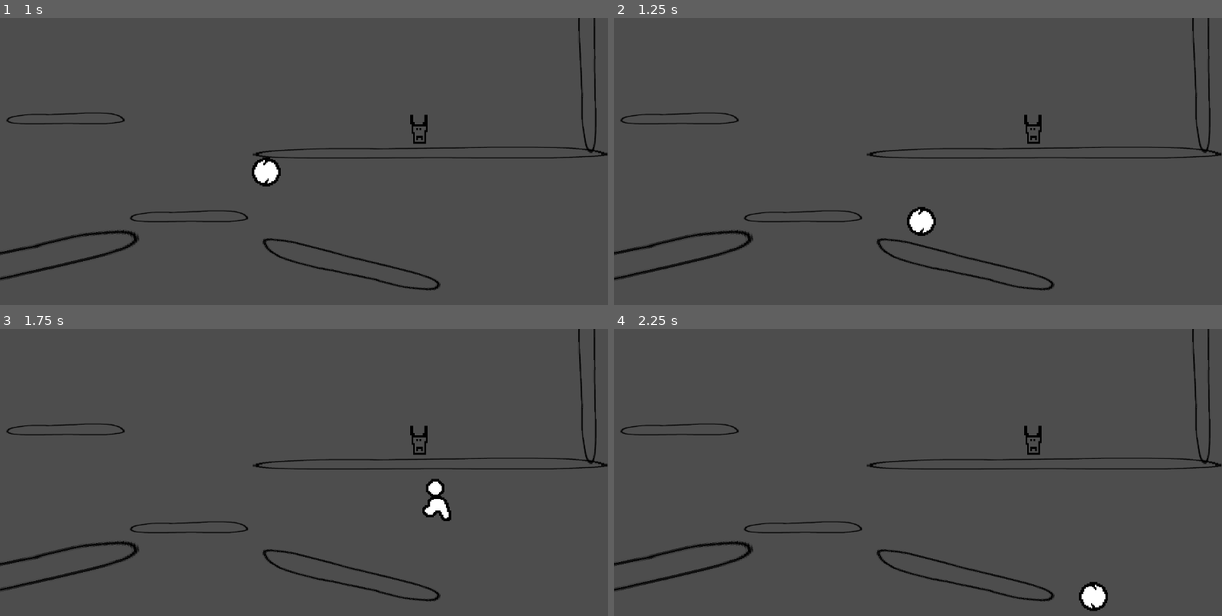
Above: before the commit, frames 1-4 (two rows, left to right).
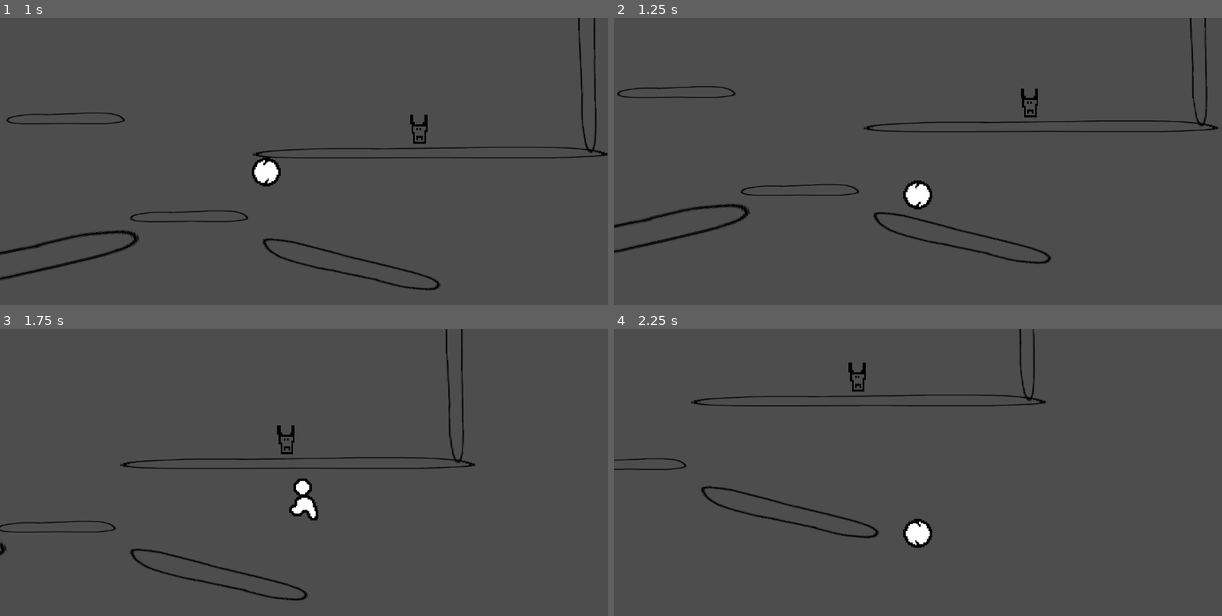
Above: after the commit, the same moments.

Repository: SKeppinger/VimJam
Game: Godot game, scene res://scenes/test_level.tscn
Two runs of this game, one before a commit and one after it. Both use one fixed random seed, a clock stepped at 60 frames per second and the inputs below. Before the commit the project has no main scene; this scene is started directly in both runs.
Inputs:
- Up to frame 1 (1 s): tap Enter at 0.5 s; hold D (move_right) from 0.53 s (still down); hold Ctrl (crouch) from 0.53 s (still down); tap Space (jump) at 0.77 s
- Up to frame 2 (1.25 s): keep holding D (move_right); keep holding Ctrl (crouch)
- Up to frame 3 (1.75 s): keep holding D (move_right); release Ctrl (crouch) at 1.28 s; tap Shift (dash) at 1.35 s; tap Space (jump) at 1.52 s
- Up to frame 4 (2.25 s): release D (move_right) at 2.03 s; hold A (move_left) from 2.03 s (still down); hold Ctrl (crouch) from 2.03 s (still down)

Frame 1 is identical in both runs. In frame 2, 4.7% of the frame differs, in the area x 0-100%, y 0-95%; in frame 3, 4.3%; in frame 4, 4.3%.

Commit message:
evil platform frfr this time

Diff:
--- /dev/null
+++ b/scenes/evil_platform.tscn
@@ -0,0 +1,32 @@
+[gd_scene load_steps=5 format=3 uid="uid://b6rfmlu4yi1lg"]
+
+[ext_resource type="Script" path="res://scripts/evil_platform.gd" id="1_cgdhk"]
+[ext_resource type="Texture2D" uid="uid://5y6kes7dp0vd" path="res://assets/evil_platform.png" id="1_fg67q"]
+
+[sub_resource type="RectangleShape2D" id="RectangleShape2D_hospm"]
+size = Vector2(150, 9)
+
+[sub_resource type="RectangleShape2D" id="RectangleShape2D_idpbk"]
+size = Vector2(152, 11)
+
+[node name="EvilPlatform" type="StaticBody2D"]
+collision_layer = 5
+script = ExtResource("1_cgdhk")
+
+[node name="Sprite2D" type="Sprite2D" parent="."]
+position = Vector2(-1.37091e-05, 0)
+scale = Vector2(1, 0.898333)
+texture = ExtResource("1_fg67q")
+
+[node name="CollisionShape2D" type="CollisionShape2D" parent="."]
+position = Vector2(12, -1.5)
+shape = SubResource("RectangleShape2D_hospm")
+
+[node name="Area2D" type="Area2D" parent="."]
+collision_layer = 5
+
+[node name="CollisionShape2D" type="CollisionShape2D" parent="Area2D"]
+position = Vector2(12, -1.5)
+shape = SubResource("RectangleShape2D_idpbk")
+
+[connection signal="body_entered" from="Area2D" to="." method="_on_area_2d_body_entered"]
--- /dev/null
+++ b/scenes/level.tscn
@@ -0,0 +1,33 @@
+[gd_scene load_steps=5 format=3 uid="uid://nm3keol8rr63"]
+
+[ext_resource type="PackedScene" uid="uid://5v34nt0bbvuj" path="res://scenes/corruption.tscn" id="1_jij70"]
+[ext_resource type="Texture2D" uid="uid://dfl8h37bwigmi" path="res://assets/wall.png" id="2_f0epw"]
+[ext_resource type="PackedScene" uid="uid://b7boqxochp1h6" path="res://scenes/player.tscn" id="2_jgokv"]
+[ext_resource type="PackedScene" uid="uid://cfophi3uqd7u" path="res://scenes/platform.tscn" id="3_yv6ef"]
+
+[node name="Level" type="Node2D"]
+
+[node name="Corruption" parent="." instance=ExtResource("1_jij70")]
+
+[node name="Background" parent="Corruption" index="0"]
+z_index = 0
+
+[node name="Sprite2D" parent="Corruption/Background/DeathBarrier" index="1"]
+position = Vector2(3.62002e-06, 3)
+rotation = 1.5708
+texture = ExtResource("2_f0epw")
+centered = false
+offset = Vector2(0, -768)
+
+[node name="Player" parent="." instance=ExtResource("2_jgokv")]
+position = Vector2(508, 519)
+
+[node name="Platform" parent="." instance=ExtResource("3_yv6ef")]
+position = Vector2(1106, 579)
+scale = Vector2(10, 1)
+
+[connection signal="body_entered" from="Corruption/Background/DeathBarrier" to="Player" method="_on_death_barrier_body_entered"]
+[connection signal="death" from="Player" to="Corruption" method="_on_player_death"]
+
+[editable path="Corruption"]
+[editable path="Player"]
--- /dev/null
+++ b/scenes/movement.tscn
@@ -0,0 +1,83 @@
+[gd_scene load_steps=9 format=3 uid="uid://86hlw0txorr7"]
+
+[sub_resource type="FontFile" id="FontFile_1jguf"]
+cache/0/16/0/ascent = 0.0
+cache/0/16/0/descent = 0.0
+cache/0/16/0/underline_position = 0.0
+cache/0/16/0/underline_thickness = 0.0
+cache/0/16/0/scale = 1.0
+
+[sub_resource type="LabelSettings" id="LabelSettings_627xc"]
+font = SubResource("FontFile_1jguf")
+
+[sub_resource type="FontFile" id="FontFile_hjggr"]
+cache/0/16/0/ascent = 0.0
+cache/0/16/0/descent = 0.0
+cache/0/16/0/underline_position = 0.0
+cache/0/16/0/underline_thickness = 0.0
+cache/0/16/0/scale = 1.0
+
+[sub_resource type="LabelSettings" id="LabelSettings_paqip"]
+font = SubResource("FontFile_hjggr")
+
+[sub_resource type="FontFile" id="FontFile_bs6fr"]
+cache/0/16/0/ascent = 0.0
+cache/0/16/0/descent = 0.0
+cache/0/16/0/underline_position = 0.0
+cache/0/16/0/underline_thickness = 0.0
+cache/0/16/0/scale = 1.0
+
+[sub_resource type="LabelSettings" id="LabelSettings_yy8x6"]
+font = SubResource("FontFile_bs6fr")
+
+[sub_resource type="FontFile" id="FontFile_8bj40"]
+cache/0/16/0/ascent = 0.0
+cache/0/16/0/descent = 0.0
+cache/0/16/0/underline_position = 0.0
+cache/0/16/0/underline_thickness = 0.0
+cache/0/16/0/scale = 1.0
+
+[sub_resource type="LabelSettings" id="LabelSettings_x1mjg"]
+font = SubResource("FontFile_8bj40")
+
+[node name="ControlScheme" type="Control"]
+layout_mode = 3
+anchors_preset = 15
+anchor_right = 1.0
+anchor_bottom = 1.0
+grow_horizontal = 2
+grow_vertical = 2
+
+[node name="Move" type="CanvasLayer" parent="."]
+
+[node name="W" type="Label" parent="Move"]
+offset_left = 222.0
+offset_top = 78.0
+offset_right = 262.0
+offset_bottom = 101.0
+text = "W"
+label_settings = SubResource("LabelSettings_627xc")
+
+[node name="A" type="Label" parent="Move"]
+offset_left = 596.0
+offset_top = 218.0
+offset_right = 636.0
+offset_bottom = 241.0
+text = "A"
+label_settings = SubResource("LabelSettings_paqip")
+
+[node name="S" type="Label" parent="Move"]
+offset_left = 225.0
+offset_top = 99.0
+offset_right = 265.0
+offset_bottom = 122.0
+text = "S"
+label_settings = SubResource("LabelSettings_yy8x6")
+
+[node name="D" type="Label" parent="Move"]
+offset_left = 448.0
+offset_top = 306.0
+offset_right = 488.0
+offset_bottom = 329.0
+text = "D"
+label_settings = SubResource("LabelSettings_x1mjg")
--- /dev/null
+++ b/scenes/platform.tscn
@@ -0,0 +1,17 @@
+[gd_scene load_steps=3 format=3 uid="uid://cfophi3uqd7u"]
+
+[ext_resource type="Texture2D" uid="uid://80mgw4dcjd6r" path="res://assets/platform.png" id="1_uwdi8"]
+
+[sub_resource type="RectangleShape2D" id="RectangleShape2D_oro3g"]
+size = Vector2(150, 9)
+
+[node name="Platform" type="AnimatableBody2D"]
+scale = Vector2(2, 1)
+collision_layer = 8
+
+[node name="Sprite2D" type="Sprite2D" parent="."]
+texture = ExtResource("1_uwdi8")
+
+[node name="CollisionShape2D" type="CollisionShape2D" parent="."]
+position = Vector2(12, -1.5)
+shape = SubResource("RectangleShape2D_oro3g")
--- a/scenes/player.tscn
+++ b/scenes/player.tscn
@@ -248,3 +248,12 @@
 sprite_frames = SubResource("SpriteFrames_uc0bj")
 animation = &"idle"
 autoplay = "idle"
+
+[node name="Camera2D" type="Camera2D" parent="."]
+limit_left = 0
+limit_top = 0
+limit_bottom = 768
+
+[node name="VisibleOnScreenNotifier2D" type="VisibleOnScreenNotifier2D" parent="."]
+
+[connection signal="screen_exited" from="VisibleOnScreenNotifier2D" to="." method="_on_visible_on_screen_notifier_2d_screen_exited"]
--- /dev/null
+++ b/scripts/evil_platform.gd
@@ -0,0 +1,5 @@
+extends StaticBody2D
+
+func _on_area_2d_body_entered(body):
+	if body.name == "Player":
+		body.die()
--- a/scripts/player.gd
+++ b/scripts/player.gd
@@ -360,3 +360,7 @@
 func die():
 	print("Player has died")
 	death.emit()
+
+#Kill (with hammers)
+func _on_visible_on_screen_notifier_2d_screen_exited():
+	die()
Binary file added: assets/evil_platform.png
Not shown, added: assets/evil_platform.png.import
Binary file added: assets/platform.png
Not shown, added: assets/platform.png.import
Not shown: 1 places in scenes/corruption.tscn that only renumber resources
